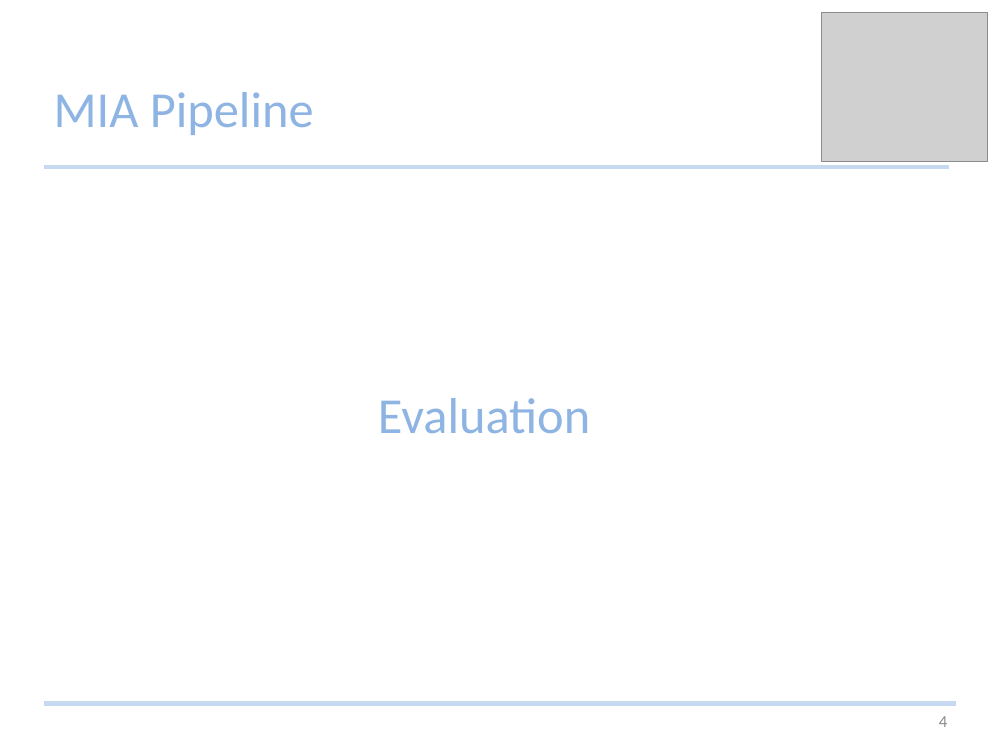
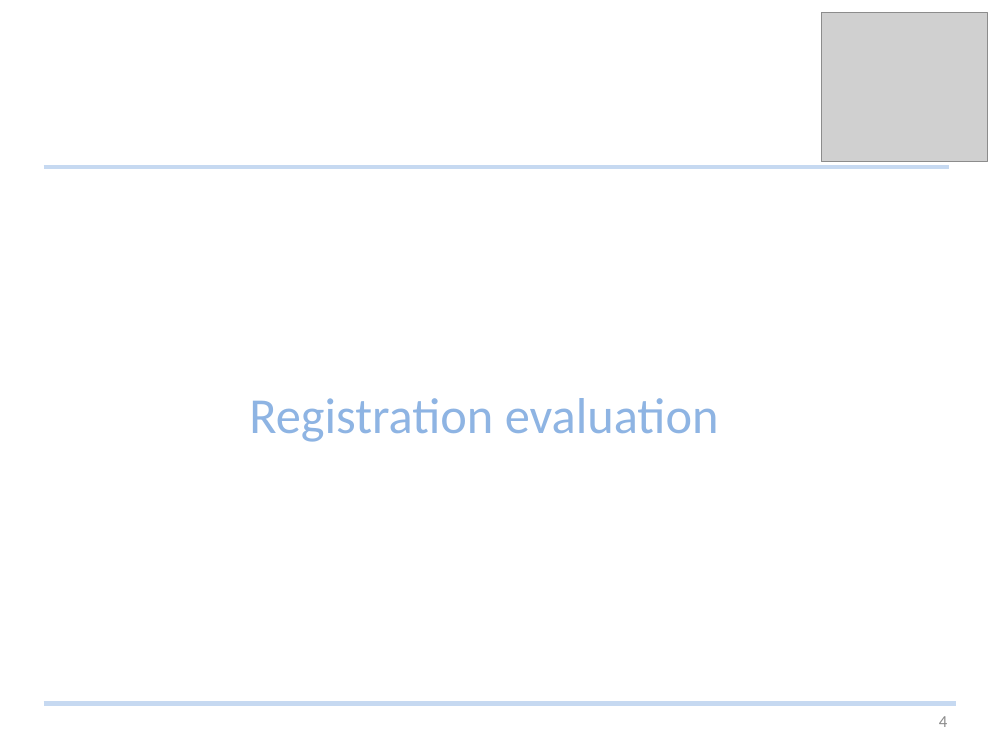
Before and after one commit to Studijacob/MIALab, a slide deck: slide 4 of wd/Documentation/MIALab presentation.pptx. Drawn at 1008x756 pixels with LibreOffice and Linux fonts; fonts in the diff are those of the drawing; grey boxes stand for pictures. Boxes give left, top, right and bottom in pixels: in the first picture for what was removed or moved away, otherwise in the second. Text is boxed around its words. In the diff, an @@ line names an element or a change of style, - is before the commit and + after.

```diff
--- a/wd/Documentation/MIALab presentation.pptx
+++ b/wd/Documentation/MIALab presentation.pptx
@@ title removed at [54,92,314,135] @@
-MIA Pipeline
@@ text at [249,398,719,442]: text changed @@
-Evaluation
+Registration evaluation
```
Also in this commit, not shown: 11 other slides changed, 6 slides added, 1 slide removed.
